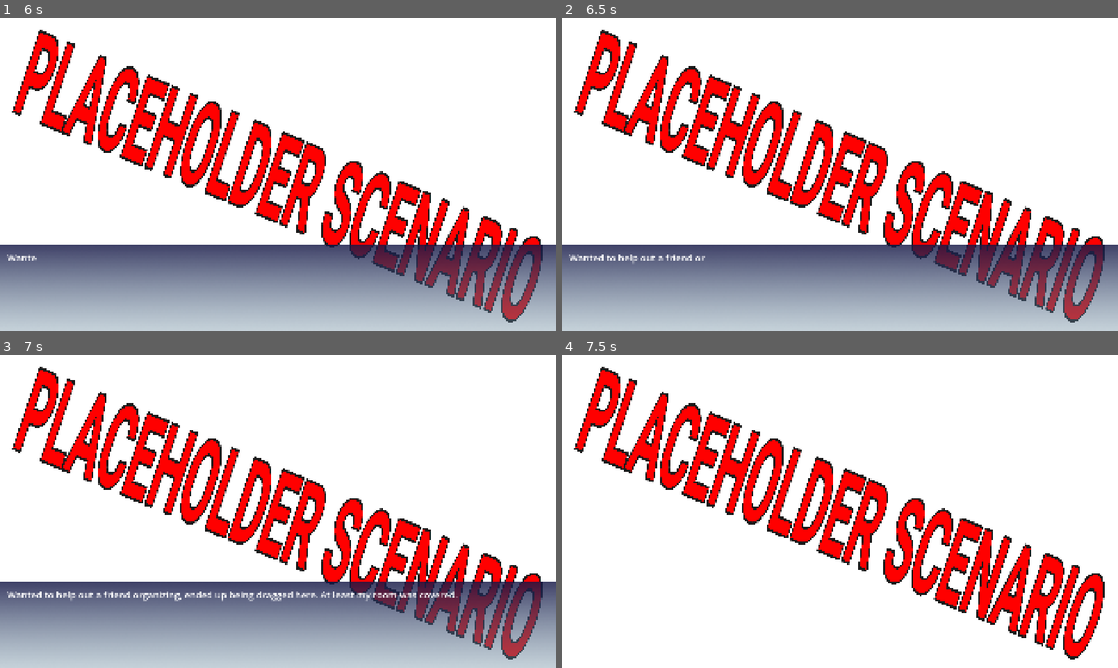
Above: before the commit, frames 1-4 (two rows, left to right).
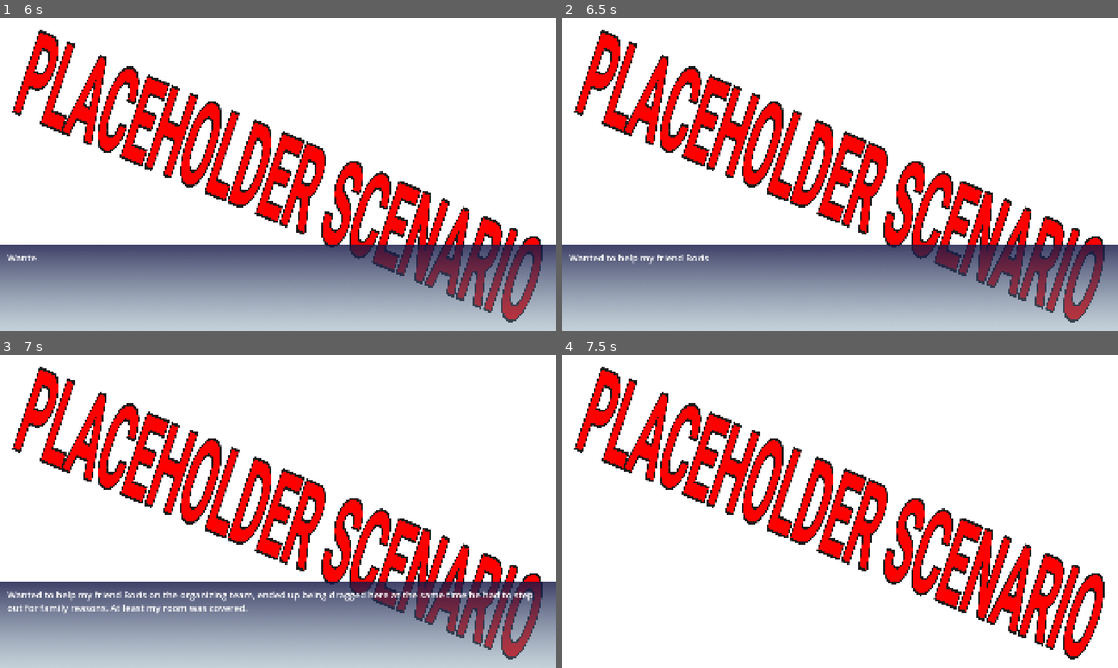
Above: after the commit, the same moments.

Repository: ricardobusta/globalgamejam2026
Game: Godot game, scene res://scenes/title.tscn
The game is run twice, just before and just after one commit, with the same random seed, the same clock (stepped at 60 frames per second) and the same inputs.
Inputs (mouse positions are in pixels of both pictures, inside the frame that each line leads up to):
- Up to frame 1 (6 s): click "Play" at 0.5 s; tap Enter (ui_accept) at 1.25, 1.52, 2, 2.75, 4.52, 5.75 s; move the mouse to (400, 158) at 1.27 s; click (400, 158) at 1.35 s; drag from (166, 190) to (250, 237) at 2.02 s; move the mouse to (333, 105) at 2.77 s; click (333, 105) at 2.85 s; drag from (250, 237) to (111, 127) at 3.52 s; move the mouse to (444, 221) at 4.27 s; click (444, 221) at 4.35 s; drag from (111, 127) to (194, 96) at 5.02 s; move the mouse to (305, 174) at 5.77 s; click (305, 174) at 5.85 s
- Up to frame 2 (6.5 s): no input
- Up to frame 3 (7 s): drag from (194, 433) to (166, 527) at 6.52 s
- Up to frame 4 (7.5 s): tap Enter (ui_accept) at 7.25 s; move the mouse to (962, 495) at 7.27 s; click (962, 495) at 7.35 s

Frame 1 is identical in both runs. In frame 2, 0.1% of the frame differs, in the area x 14-27%, y 75-79%; in frame 3, 1.6%, in the area x 1-96%, y 75-83%; in frame 4, nothing differs.

Commit message:
Add two characters, add beginning of story

Diff:
--- /dev/null
+++ b/furto/assets/characters/alice/alice.tscn
@@ -0,0 +1,21 @@
+[gd_scene format=3 uid="uid://d17gjg6pk4fb2"]
+
+[ext_resource type="Script" uid="uid://mbinehdpg87d" path="res://code/vn/character_root.gd" id="1_4enfn"]
+[ext_resource type="Texture2D" uid="uid://cthud8ekt6t3w" path="res://assets/characters/alice/alice.jpg" id="2_xmj3r"]
+
+[node name="FursuitMaker" type="Control" unique_id=321236823]
+layout_mode = 3
+anchors_preset = 0
+script = ExtResource("1_4enfn")
+char_name = "Alice"
+
+[node name="TextureRect" type="TextureRect" parent="." unique_id=439839108]
+layout_mode = 0
+offset_left = 296.0
+offset_top = -919.0
+offset_right = 1074.919
+offset_bottom = 113.0
+scale = Vector2(-1, 1)
+texture = ExtResource("2_xmj3r")
+expand_mode = 3
+stretch_mode = 4
--- /dev/null
+++ b/furto/assets/characters/davian/davian.tscn
@@ -0,0 +1,22 @@
+[gd_scene format=3 uid="uid://d7jvol4yiupe"]
+
+[ext_resource type="Script" uid="uid://mbinehdpg87d" path="res://code/vn/character_root.gd" id="1_g4eow"]
+[ext_resource type="Texture2D" uid="uid://e4liwakcwc1i" path="res://assets/characters/davian/davian.jpg" id="2_xjxtb"]
+
+[node name="Davian" type="Control" unique_id=321236823]
+layout_mode = 3
+anchors_preset = 0
+script = ExtResource("1_g4eow")
+char_name = "Davian"
+
+[node name="TextureRect" type="TextureRect" parent="." unique_id=439839108]
+layout_mode = 0
+offset_left = 364.0
+offset_top = -947.0
+offset_right = 1142.919
+offset_bottom = 85.0
+scale = Vector2(-1, 1)
+texture = ExtResource("2_xjxtb")
+expand_mode = 3
+stretch_mode = 4
+flip_h = true
--- a/furto/code/vn/gameplay_controller.gd
+++ b/furto/code/vn/gameplay_controller.gd
@@ -14,30 +14,9 @@
 	await _act_1()
 	await _act_2()
 
-	#await vn_controller.set_location(placeholder_location, 0.0)
-	#await vn_controller.show_texts(["Toasty","massa"], protagonist)
-	#await vn_controller.show_text("Eae mano", fursuit_maker)
-	#
-	#while true:
-		#var result = await vn_controller.show_options(["Macaco", "Vibes", "Layout"])
-		#match result:
-			#0:
-				#await vn_controller.show_text("É, não, é?", protagonist)
-			#1:
-				#await vn_controller.show_text("Eae mano", fursuit_maker)
-			#2:
-				#await vn_controller.show_text("Design", null)
-		#if result == 2:
-			#break
-	#
-	#await vn_controller.show_text("E todos viveram felizes para sempre", null)
-	#await vn_controller.set_location(placeholder_background_investigation_location, 1.0)
-	#await vn_controller.show_text("a", null)
-	#await vn_controller.show_text("b", null)
-	# Something something with [color=#0000ff]color[/color]
-
 func _act_1() -> void:
-	var fursuit_maker:= vn_controller.load_character("res://assets/characters/fursuit_maker/fursuit_maker.tscn")
+	var alice:= vn_controller.load_character("res://assets/characters/alice/alice.tscn")
+	var davian:= vn_controller.load_character("res://assets/characters/davian/davian.tscn")
 	var protagonist:= vn_controller.load_character("res://assets/characters/protagonist/protagonist.tscn")
 	var placeholder_location:= "res://assets/locations/placeholder/placeholder_location.tscn"
 
@@ -53,20 +32,138 @@
 
 	await vn_controller.show_texts([
 		"This ain’t my first rodeo as a furry conference volunteer, but it’s my first one here.",
-		"Wanted to help out a friend organizing, ended up being dragged here. At least my room was covered."
+		"Wanted to help my friend Boris on the organizing team, ended up being dragged here at the same time he had to step out for family reasons. At least my room was covered."
 		])
 
 	await vn_controller.set_location(placeholder_location, 1.0)
 
 	await vn_controller.show_texts([
-		"TIn just a couple hours, the opening ceremony will take place at the stage. Hundreds of furries from many different places coming together to have a good weekend.",
+		"In just a couple hours, the opening ceremony will take place on the stage. Hundreds of furries from many different places coming together to have a good weekend.",
 		"That’s one of the reasons why i do this. You don’t get much recognition, but it’s nice seeing everyone smile and laugh, just like in my first cons.",
 		"In the meantime, gotta make sure everything is in order.",
 		"I check in with some of our guests of honor. We got a good cast this year, gotta admit.",
 		"Rocket Rangoon, WildPause...",
 		"And the two i don’t really know too much about.",
-		"[color=red]Alice Foxsnout[/color] and [color=#f00]Emma Panther[/color]."
+		"[color=red]Alice Meowlice[/color] and [color=#f00]Emma Panther[/color].",
+		"Folks in the group chat told me to keep an eye on them, apparently they had some drama a good while ago and had fallen out.",
+		"Used to be good friends, from what i’ve heard. Weird that they accepted to be here at the same time.",
+		"They haven’t looked each other in the face ever since they arrived, and so far we’ve had no issues.",
+		"Alice has even donated one of her original arts from back in the day, apparently it’s one of her more iconic works.",
+		"The directors wanted to keep it a secret from the attendees and reveal it at the opening."
 		])
+
+	await vn_controller.set_location(placeholder_location, 1.0)
+
+	await vn_controller.show_texts([
+		"They even made a special podium for it. Covered dome and all that.",
+		"Not even staff has been shown it."
+		])
+
+	await vn_controller.show_texts(["Wanna see what it looks like?"], {name_override="????"})
+
+	await vn_controller.show_texts([
+		"I turn to face the voice, now seeing Alice looking at the podium.",
+		])
+
+	await vn_controller.show_texts([
+		"Oh, don’t worry about it, i’ve seen everyone giving it a peek. Plus, i’ve been told that staff won’t be able to participate on the auction, so as long as you don’t tell...",
+		], {character=alice})
+
+	var result = await vn_controller.show_options([
+		"Uh, sure? If it is not a problem.",
+		"I’m actually pretty curious, lemme see!",
+		"I really don’t want to get in trouble..."
+		])
+
+	match result:
+		0: await vn_controller.show_texts(["No problem at all, man!"])
+		1: await vn_controller.show_texts(["Heh, knew it."])
+		2: await vn_controller.show_texts(["C’mon, it’s no big deal. It’ll be our little secret."])
+
+	await vn_controller.show_texts(["She reaches up to the podium, lifting the cover."])
+
+	await vn_controller.set_location(placeholder_location, 1.0)
+
+	await vn_controller.show_texts(["........", "What?!"])
+
+	await vn_controller.show_texts(["Wait, where’s...?"], {character=alice})
+
+	await vn_controller.show_texts(["It's empty?!"])
+
+	await vn_controller.show_texts(["Hey guys, the charity art was supposed to be here, right?"], {character=alice})
+
+	await vn_controller.show_texts(["Folks start to turn around, and worry spreads through everyone’s faces."])
+
+	await vn_controller.show_texts(["The hell...?"], {name_override="Staff Member 1"})
+
+	await vn_controller.show_texts(["Who took it?!"], {name_override="Staff Member 2"})
+
+	await vn_controller.show_texts(["Soon, everyone is gathering around the empty podium, some asking if anyone saw anything, some covering their mouths and silently worrying."])
+
+	await vn_controller.show_texts(["Alright everyone, listen up!"], {name_override="????"})
+
+	await vn_controller.show_texts(["From the middle of the small crowd, someone calls for attention and steps to the front."])
+
+	await vn_controller.show_texts(["We got less than two hours to get things ready, so let’s improvise.",
+	"DavianAvian, one of the convention’s founders, the only that remains on the board of directors."], {character=davian, name_override="????"})
+
+	await vn_controller.show_texts(["Now, this is a shitty thing to find out at the last minute, but let’s try to stay calm and not point fingers just yet.",
+	"This is the Noir year, so let’s use that to our advantage."], {character=davian})
+
+	await vn_controller.show_texts(["He points to the empty podium."])
+
+	await vn_controller.show_texts(["We’ll play it up as a treasure hunt. Everyone at the stage, when you uncover the podium, you’re gonna feign surprise about it being missing.",
+	"Tell the attendees that ‘Oh no, the art got stolen!’, and let them know we’re gonna need their help.",
+	"And of course, you better not slip to anyone. We’re gonna be in major trouble if word gets out that our security failed."], {character=davian})
+
+	await vn_controller.show_texts(["The room feels eerily silent."])
+
+	await vn_controller.show_texts(["Now, we got a con to run. Don’t let this fuck it up for everyone.”
+“Understood?"], {character=davian})
+
+	result = await vn_controller.show_options([
+		"Yes, sir!",
+		"YESSIR!",
+		"*Nod*"])
+
+	match result:
+		0:
+			await vn_controller.show_texts(["He looks at his staff, confident."])
+		1:
+			await vn_controller.show_texts(["C’MON, LET’S DO THIS YA’LL!"], {character=davian})
+		2:
+			await vn_controller.show_texts(["He nods at the crowd, but I can tell he’s worried."])
+
+	await vn_controller.show_texts(["Alright, let’s get moving!"], {character=davian})
+
+	await vn_controller.show_texts(["The crowd disperses, but before I can leave, Davian stops me."])
+
+	await vn_controller.show_texts(["Hold on, I need to talk to you."], {character=davian})
+
+	await vn_controller.show_texts(["Oh fuck..."])
+
+	await vn_controller.show_texts(["You were there with Alice when you lifted the cover, weren’t you?"], {character=davian})
+
+	result = await vn_controller.show_options([
+		"Yes, sir.",
+		"It wasn’t me, I swear!",
+		"I didn’t lift the cover..."])
+
+	match result:
+		0:
+			await vn_controller.show_texts(["I see."], {character=davian})
+		1:
+			await vn_controller.show_texts(["Don’t worry, you’re not in trouble. Yet."], {character=davian})
+		2:
+			await vn_controller.show_texts(["Oh I know, it’s a very Alice thing to do."], {character=davian})
+
+	await vn_controller.show_texts(["He looks up at the cat, sighing."])
+
+	await vn_controller.show_texts(["Gurl i’m so sorry, this shit never happens..."], {character=davian})
+
+	await vn_controller.show_texts(["Ya man, it sucks. But I’m sure we’ll find it."], {character=alice})
+
+	await vn_controller.show_texts(["Guess they’re familiar with each other."])
 
 	vn_controller.unload_all_characters()
 
Binary file added: furto/assets/characters/alice/alice.jpg
Not shown, added: furto/assets/characters/alice/alice.jpg.import
Binary file added: furto/assets/characters/davian/davian.jpg
Not shown, added: furto/assets/characters/davian/davian.jpg.import
